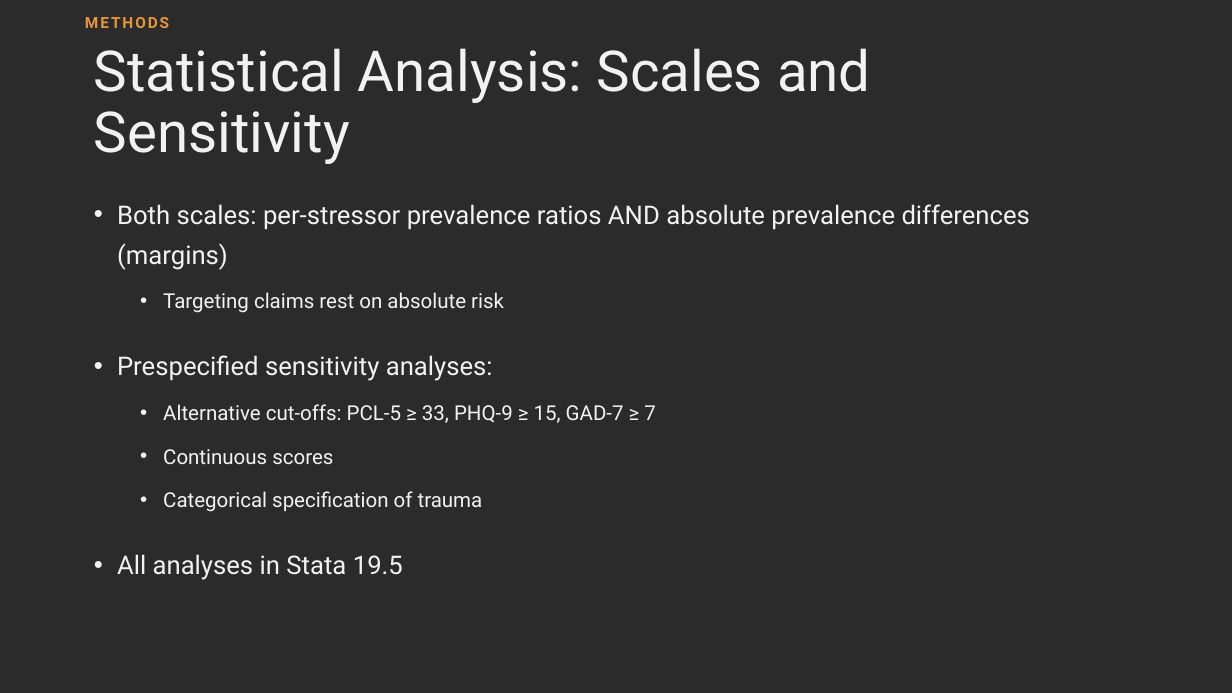
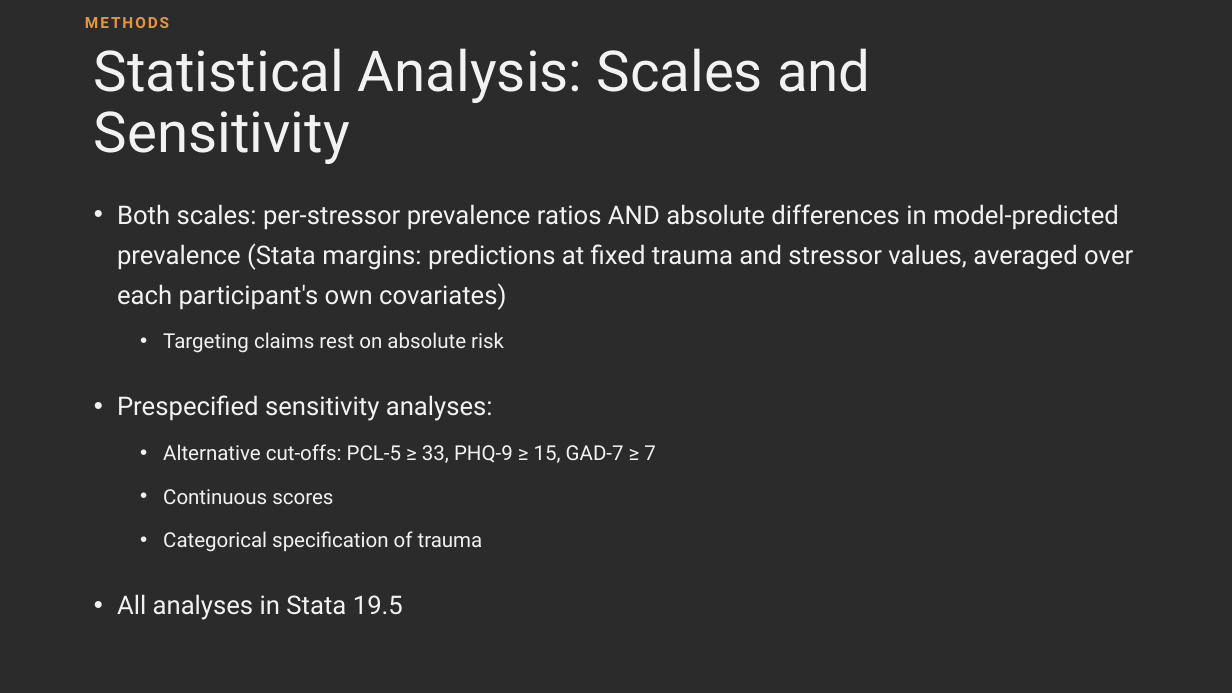
Before and after one commit to MrMoh19/speechify-personal, a slide deck: slide 12 of projects/marvin-stress-trauma/istss_mohammed_STROBE.pptx. Drawn at 1232x693 pixels with LibreOffice and Linux fonts; fonts in the diff are those of the drawing; background and template pictures are left out; a plain dark background stands for a picture behind light text. Boxes give left, top, right and bottom in pixels: in the first picture for what was removed or moved away, otherwise in the second. Text is boxed around its words. In the diff, an @@ line names an element or a change of style, - is before the commit and + after.

```diff
--- a/projects/marvin-stress-trauma/istss_mohammed_STROBE.pptx
+++ b/projects/marvin-stress-trauma/istss_mohammed_STROBE.pptx
@@ text at [117, 204, 1133, 310]: text changed @@
-• Both scales: per-stressor prevalence ratios AND absolute prevalence differences (margins)
+• Both scales: per-stressor prevalence ratios AND absolute differences in model-predicted prevalence (Stata margins: predictions at fixed trauma and stressor values, averaged over each participant's own covariates)
```
Also in this commit, not shown: 3 other slides changed, 5 other files.
